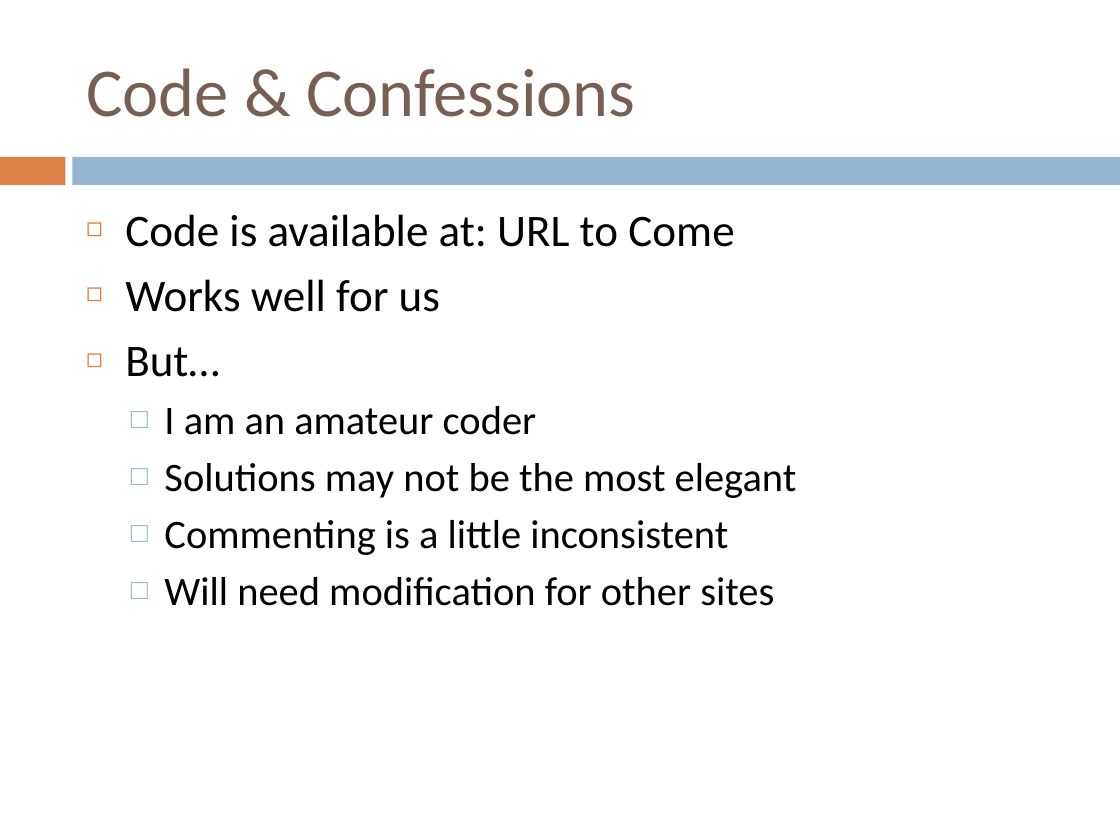
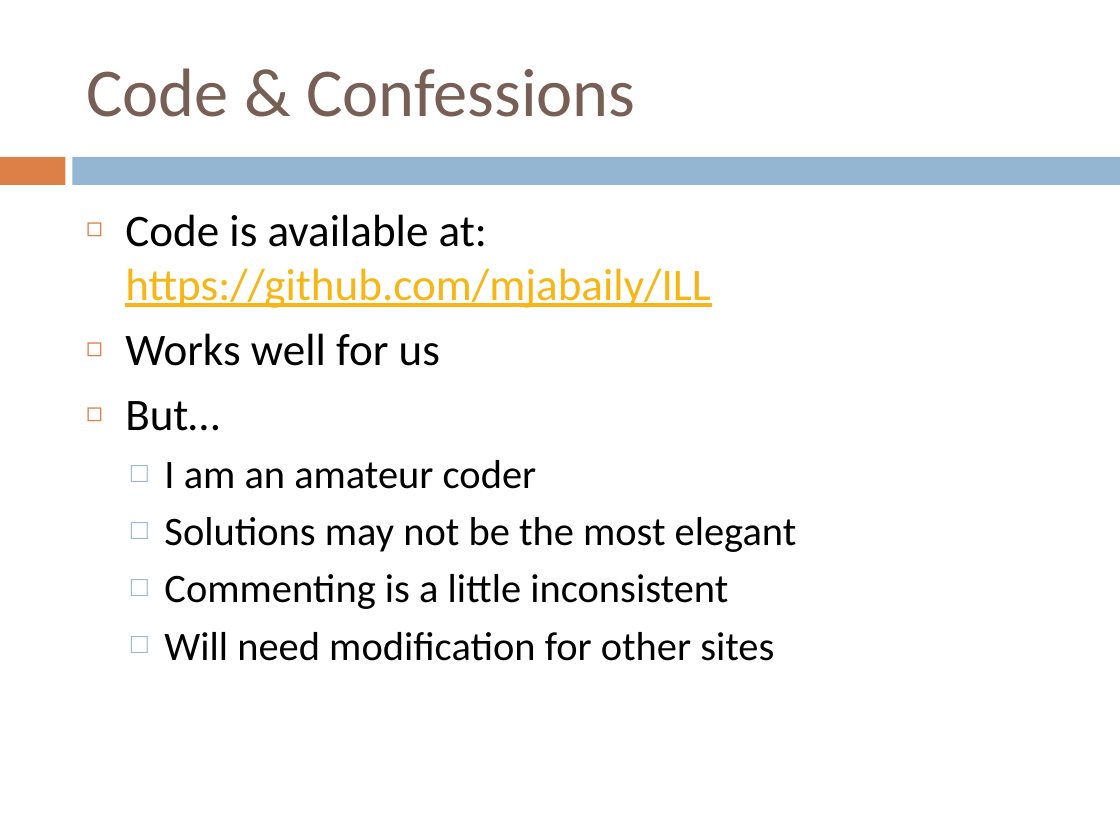
Before and after one commit to mjabaily/ILL, a slide deck: slide 7 of Streamlining Service for Distance Education Library Users.pptx. Drawn at 1120x840 pixels with LibreOffice and Linux fonts; fonts in the diff are those of the drawing. Boxes give left, top, right and bottom in pixels: in the first picture for what was removed or moved away, otherwise in the second. Text is boxed around its words. In the diff, an @@ line names an element or a change of style, - is before the commit and + after.

```diff
--- a/Streamlining Service for Distance Education Library Users.pptx
+++ b/Streamlining Service for Distance Education Library Users.pptx
@@ text at [125, 214, 711, 308]: text changed; text colour #000000 to #F7B615 @@
-◻ Code is available at: URL to Come
+◻ Code is available at: https://github.com/mjabaily/ILL
```
Also in this commit, not shown: 5 other slides changed.
